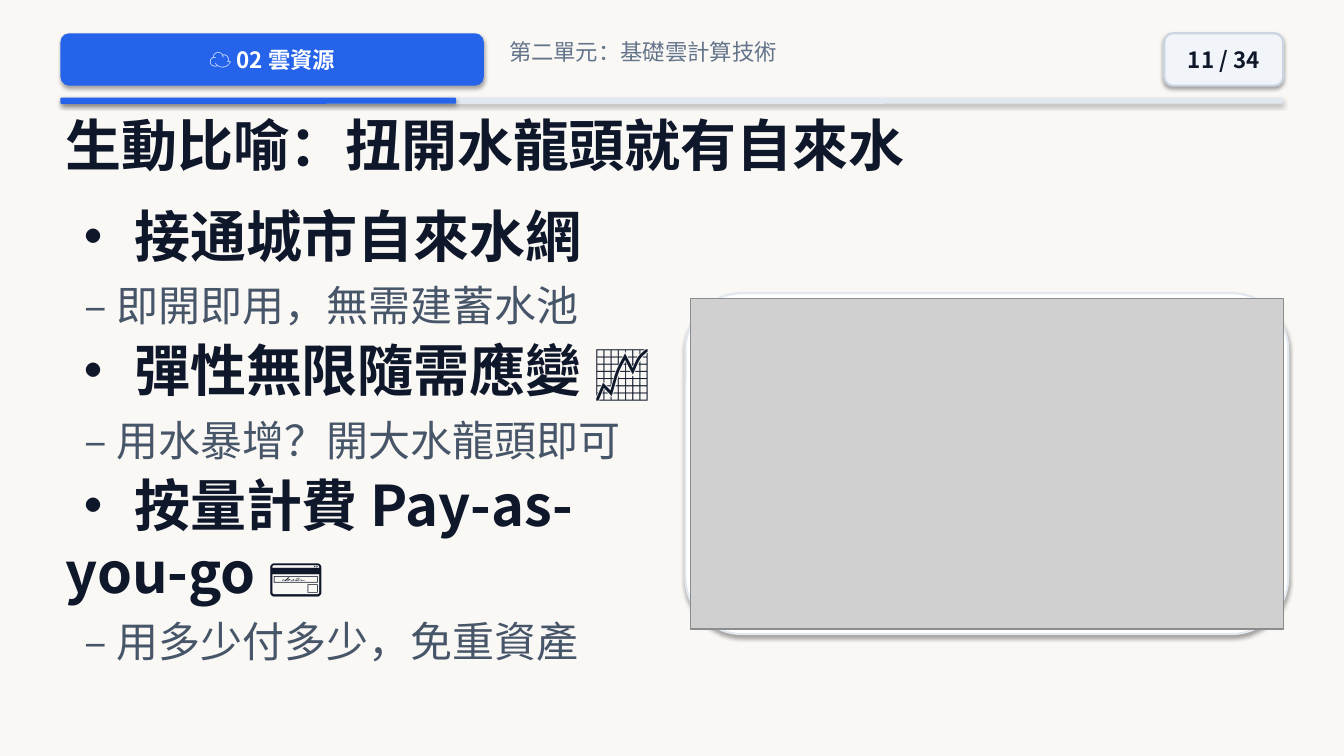
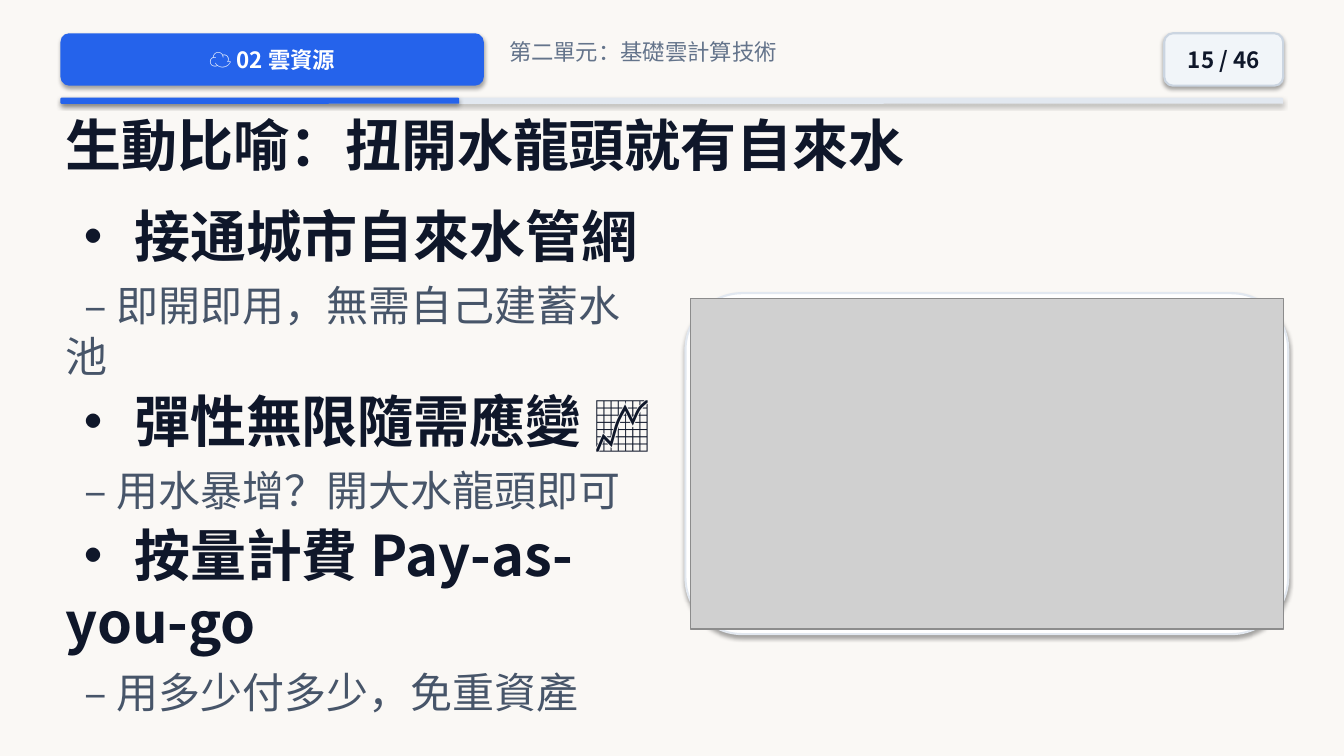
Before and after one commit to joe-ging/seed-cloud-curriculum, a slide deck: slide 15 of downloads/Deck01_Cloud_Level2_NextGen_Pixar_Theme.pptx (slide 11 before the commit). Drawn at 1344x756 pixels with LibreOffice and Linux fonts; fonts in the diff are those of the drawing; grey boxes stand for pictures. Boxes give left, top, right and bottom in pixels: in the first picture for what was removed or moved away, otherwise in the second. Text is boxed around its words. In the diff, an @@ line names an element or a change of style, - is before the commit and + after.

```diff
--- a/downloads/Deck01_Cloud_Level2_NextGen_Pixar_Theme.pptx
+++ b/downloads/Deck01_Cloud_Level2_NextGen_Pixar_Theme.pptx
@@ text in rounded rectangle at [1188,51,1259,69]: text changed @@
-11 / 34
+15 / 46
@@ rounded rectangle: place and size @@
-rounded rectangle at [60,98,456,104]
+rounded rectangle at [60,98,460,104]
@@ text at [65,209,638,375]: text changed @@
-• 接通城市自來水網
-– 即開即用，無需建蓄水池
+• 接通城市自來水管網
+– 即開即用，無需自己建蓄水池
@@ text at [65,528,574,657]: text changed @@
-• 按量計費 Pay-as-you-go 💳
+• 按量計費 Pay-as-you-go
```
Also in this commit, not shown: 31 other slides changed, 13 slides added, 1 slide removed, 50 other files.
